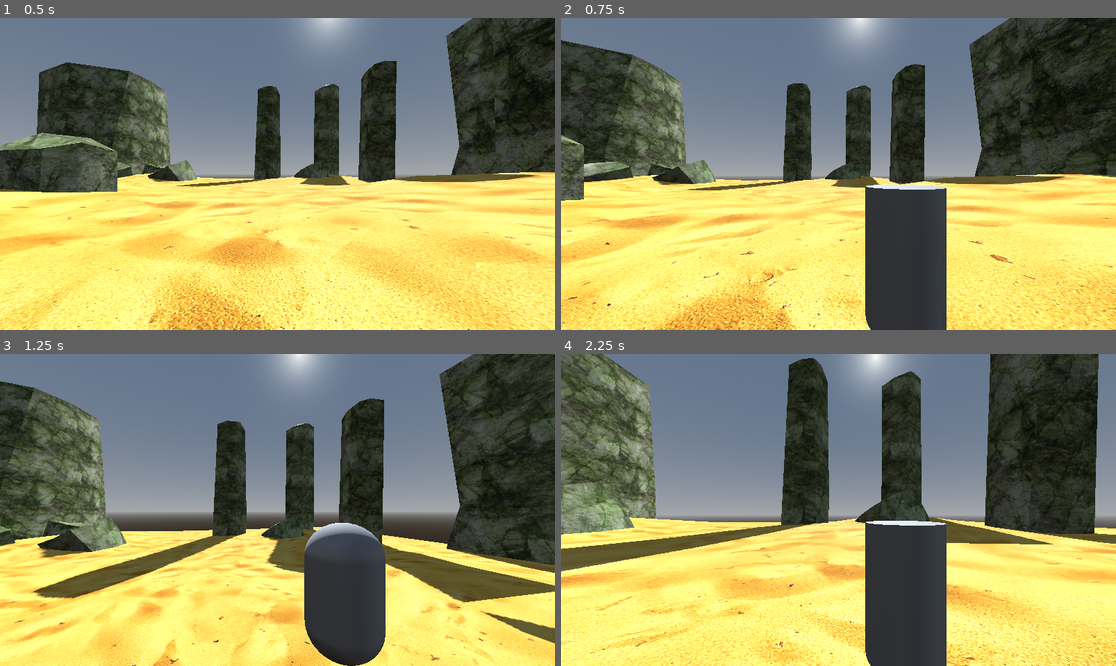
Above: before the commit, frames 1-4 (two rows, left to right).
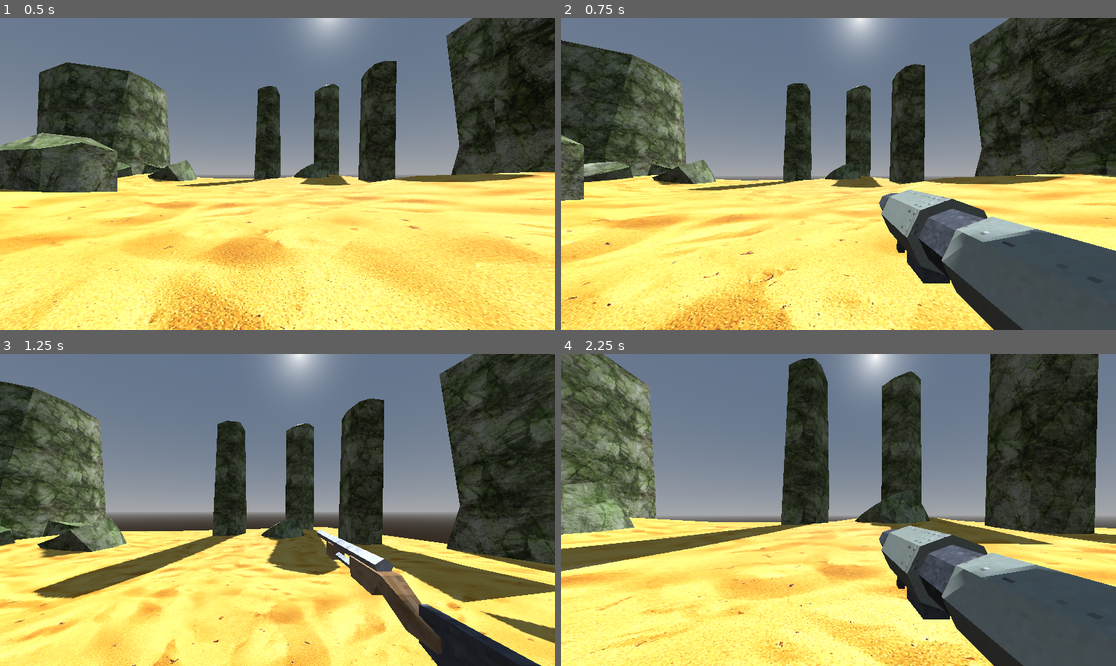
Above: after the commit, the same moments.

Repository: DavidWalshCode/Eldritch-Echoes
Game: Godot game, scene res://levels/level1.tscn
The game is run twice, just before and just after one commit, with the same random seed, the same clock (stepped at 60 frames per second) and the same inputs.
Inputs (mouse positions are in pixels of both pictures, inside the frame that each line leads up to):
- Up to frame 1 (0.5 s): no input
- Up to frame 2 (0.75 s): tap Enter at 0.5 s; move the mouse to (866, 174) at 0.52 s; hold W (move_forwards) from 0.53 s (still down); tap 3 at 0.6 s
- Up to frame 3 (1.25 s): keep holding W (move_forwards); tap Space (jump) at 0.77 s; tap 4 at 0.8 s
- Up to frame 4 (2.25 s): keep holding W (move_forwards); move the mouse to (810, 510) at 1.27 s; tap 4 at 1.35 s; tap Space (jump) at 1.52 s; tap 3 at 1.55, 2.1 s; move the mouse to (849, 503) at 2.02 s

Frame 1 is identical in both runs. In frame 2, 15% of the frame differs, in the area x 54-100%, y 53-100%; in frame 3, 8.5%; in frame 4, 15%.

Commit message:
Importing basic weapon models

Diff:
--- a/characters/player/player.gd
+++ b/characters/player/player.gd
@@ -11,8 +11,8 @@
 const HOTKEYS = { # Hotkeys for weapon switching
 	KEY_1: 0, # 1 for melee weapon
 	KEY_2: 1, # 2 for machine gun
-	KEY_3: 2, # 3 for shotgun
-	KEY_4: 3, # 4 for rocket launcher
+	KEY_3: 2, # 3 for rocket launcher
+	KEY_4: 3, # 4 for shotgun
 	KEY_5: 4,
 	KEY_6: 5,
 	KEY_7: 6,
--- a/characters/player/player.tscn
+++ b/characters/player/player.tscn
@@ -4,18 +4,14 @@
 [ext_resource type="Script" path="res://characters/player/weapon_manager.gd" id="2_c6p01"]
 [ext_resource type="PackedScene" uid="uid://d167a1bqe4u0o" path="res://characters/character_mover.tscn" id="2_k2lt6"]
 [ext_resource type="PackedScene" uid="uid://m5rjrq1bs3oo" path="res://characters/health_manager.tscn" id="3_c6yru"]
+[ext_resource type="PackedScene" uid="uid://dbww8l40ny5bs" path="res://weapons/assets/rawweapons/machete.glb" id="3_ck32y"]
+[ext_resource type="PackedScene" uid="uid://cmlj5aagpq6ln" path="res://weapons/assets/rawweapons/machinegun.glb" id="3_te2x3"]
+[ext_resource type="PackedScene" uid="uid://byunlgbocn88k" path="res://weapons/assets/rawweapons/rocketlauncher.glb" id="5_l5ban"]
+[ext_resource type="PackedScene" uid="uid://nvmmiy60msaq" path="res://weapons/assets/rawweapons/shotgun.glb" id="6_ppfjd"]
 
 [sub_resource type="CapsuleShape3D" id="CapsuleShape3D_xwpu4"]
 
 [sub_resource type="CapsuleMesh" id="CapsuleMesh_oe3gr"]
-
-[sub_resource type="BoxMesh" id="BoxMesh_q1ft4"]
-
-[sub_resource type="SphereMesh" id="SphereMesh_6xo04"]
-
-[sub_resource type="CylinderMesh" id="CylinderMesh_bq1pe"]
-
-[sub_resource type="CapsuleMesh" id="CapsuleMesh_5fi32"]
 
 [node name="Player" type="CharacterBody3D"]
 collision_layer = 2
@@ -34,25 +30,23 @@
 transform = Transform3D(1, 0, 0, 0, 1, 0, 0, 0, 1, 0, 1.5, 0)
 
 [node name="WeaponManager" type="Node3D" parent="Camera3D"]
-transform = Transform3D(0.254703, 0, 0, 0, 0.222342, 0, 0, 0, 0.255777, 0.219509, -0.264904, -0.683624)
+transform = Transform3D(0.254703, 0, 0, 0, 0.222342, 0, 0, 0, 0.255777, 0.266923, -0.174175, -0.678828)
 script = ExtResource("2_c6p01")
 
 [node name="Weapons" type="Node3D" parent="Camera3D/WeaponManager"]
+transform = Transform3D(1, 0, 0, 0, 1, 0, 0, 0, 1, 0, 0, 0)
 
-[node name="Machete" type="MeshInstance3D" parent="Camera3D/WeaponManager/Weapons"]
-mesh = SubResource("BoxMesh_q1ft4")
+[node name="Machete" parent="Camera3D/WeaponManager/Weapons" instance=ExtResource("3_ck32y")]
+transform = Transform3D(1.25345, 0, 0, 0, 1.25346, 0, 0, 0, 1.25345, 0.727612, -0.768936, 0.0949166)
 
-[node name="MachineGun" type="MeshInstance3D" parent="Camera3D/WeaponManager/Weapons"]
-visible = false
-mesh = SubResource("SphereMesh_6xo04")
+[node name="MachineGun" parent="Camera3D/WeaponManager/Weapons" instance=ExtResource("3_te2x3")]
+transform = Transform3D(2.05908, 0, 0, 0, 1.69975, 0, 0, 0, 1.69975, 0.298822, -0.327893, 0.282339)
 
-[node name="Shotgun" type="MeshInstance3D" parent="Camera3D/WeaponManager/Weapons"]
-visible = false
-mesh = SubResource("CylinderMesh_bq1pe")
+[node name="RocketLauncher" parent="Camera3D/WeaponManager/Weapons" instance=ExtResource("5_l5ban")]
+transform = Transform3D(1.2503, 0, 0, 0, 1.2503, 0, 0, 0, 1.2503, 0.414483, -0.86586, -0.651364)
 
-[node name="RocketLauncher" type="MeshInstance3D" parent="Camera3D/WeaponManager/Weapons"]
-visible = false
-mesh = SubResource("CapsuleMesh_5fi32")
+[node name="Shotgun" parent="Camera3D/WeaponManager/Weapons" instance=ExtResource("6_ppfjd")]
+transform = Transform3D(1.89929, 0, 0, 0, 1.89929, 0, 0, 0, 1.89929, 0.117443, -0.214415, 0.803175)
 
 [node name="CharacterMover" parent="." instance=ExtResource("2_k2lt6")]
 
--- a/project.godot
+++ b/project.godot
@@ -14,6 +14,32 @@
 run/main_scene="res://levels/level1.tscn"
 config/features=PackedStringArray("4.1", "Forward Plus")
 config/icon="res://icon.svg"
+
+[filesystem]
+
+import/fbx/enabled=false
+
+[importer_defaults]
+
+scene={
+"_subresources": {},
+"animation/fps": 30,
+"animation/import": true,
+"animation/remove_immutable_tracks": true,
+"animation/trimming": false,
+"gltf/embedded_image_handling": 0,
+"import_script/path": "",
+"meshes/create_shadow_meshes": true,
+"meshes/ensure_tangents": true,
+"meshes/generate_lods": true,
+"meshes/light_baking": 1,
+"meshes/lightmap_texel_size": 0.2,
+"nodes/apply_root_scale": true,
+"nodes/root_name": "Scene Root",
+"nodes/root_scale": 1.0,
+"nodes/root_type": "Node3D",
+"skins/use_named_skins": true
+}
 
 [input]
 
--- /dev/null
+++ b/weapons/assets/rawweapons/black_metal.tres
@@ -0,0 +1,8 @@
+[gd_resource type="StandardMaterial3D" load_steps=2 format=3 uid="uid://dg5ulxx8h5v24"]
+
+[ext_resource type="Texture2D" uid="uid://dtlt6w2nro3c3" path="res://weapons/assets/rawweapons/blackmetal.png" id="1_xv0i0"]
+
+[resource]
+specular_mode = 2
+albedo_texture = ExtResource("1_xv0i0")
+texture_filter = 2
--- /dev/null
+++ b/weapons/assets/rawweapons/green_metal.tres
@@ -0,0 +1,8 @@
+[gd_resource type="StandardMaterial3D" load_steps=2 format=3 uid="uid://d2yg7avijbust"]
+
+[ext_resource type="Texture2D" uid="uid://8ke4tl5fmgv" path="res://weapons/assets/rawweapons/greenmetal.png" id="1_annkt"]
+
+[resource]
+specular_mode = 2
+albedo_texture = ExtResource("1_annkt")
+texture_filter = 2
--- /dev/null
+++ b/weapons/assets/rawweapons/shiny_metal.tres
@@ -0,0 +1,8 @@
+[gd_resource type="StandardMaterial3D" load_steps=2 format=3 uid="uid://cmml8rc1aexmh"]
+
+[ext_resource type="Texture2D" uid="uid://ym6rnd83mqhs" path="res://weapons/assets/rawweapons/shinymetal.png" id="1_1tph1"]
+
+[resource]
+specular_mode = 2
+albedo_texture = ExtResource("1_1tph1")
+texture_filter = 2
--- /dev/null
+++ b/weapons/assets/rawweapons/wood.tres
@@ -0,0 +1,8 @@
+[gd_resource type="StandardMaterial3D" load_steps=2 format=3 uid="uid://5x6qngqo88d0"]
+
+[ext_resource type="Texture2D" uid="uid://cm0ledlta1fu3" path="res://weapons/assets/rawweapons/wood.png" id="1_fmox8"]
+
+[resource]
+specular_mode = 2
+albedo_texture = ExtResource("1_fmox8")
+texture_filter = 2
Binary file added: weapons/assets/rawweapons/blackmetal.png
Not shown, added: weapons/assets/rawweapons/blackmetal.png.import
Binary file added: weapons/assets/rawweapons/greenmetal.png
Not shown, added: weapons/assets/rawweapons/greenmetal.png.import
Binary file added: weapons/assets/rawweapons/machete.glb
Not shown, added: weapons/assets/rawweapons/machete.glb.import
Binary file added: weapons/assets/rawweapons/machinegun.glb
Not shown, added: weapons/assets/rawweapons/machinegun.glb.import
Binary file added: weapons/assets/rawweapons/rocketlauncher.glb
Not shown, added: weapons/assets/rawweapons/rocketlauncher.glb.import
Binary file added: weapons/assets/rawweapons/shinymetal.png
Not shown, added: weapons/assets/rawweapons/shinymetal.png.import
(and 4 more such lines)
